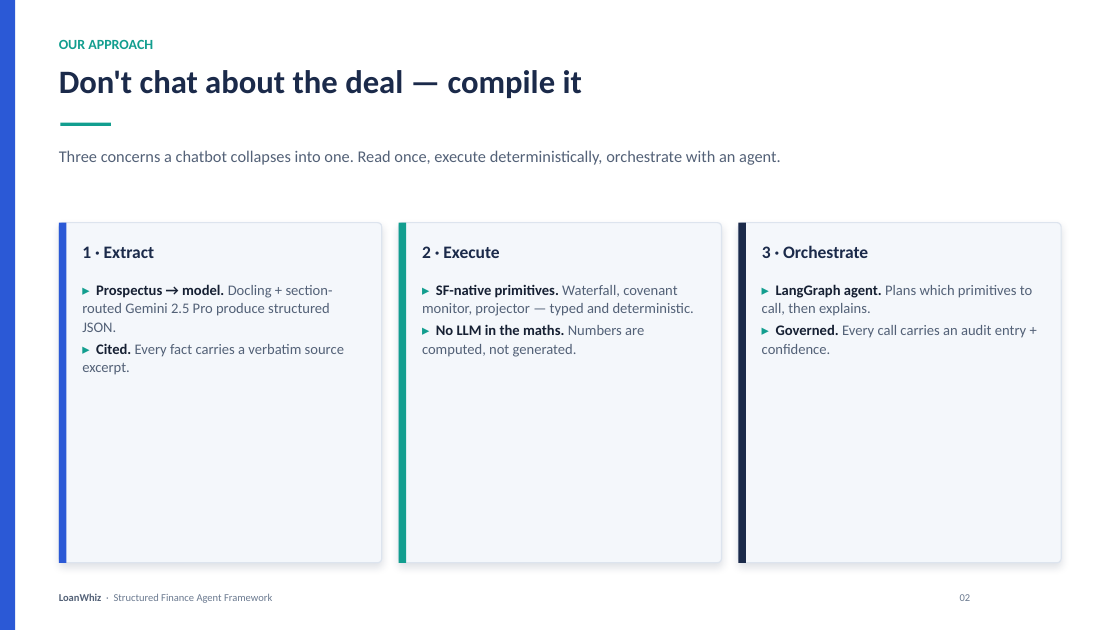
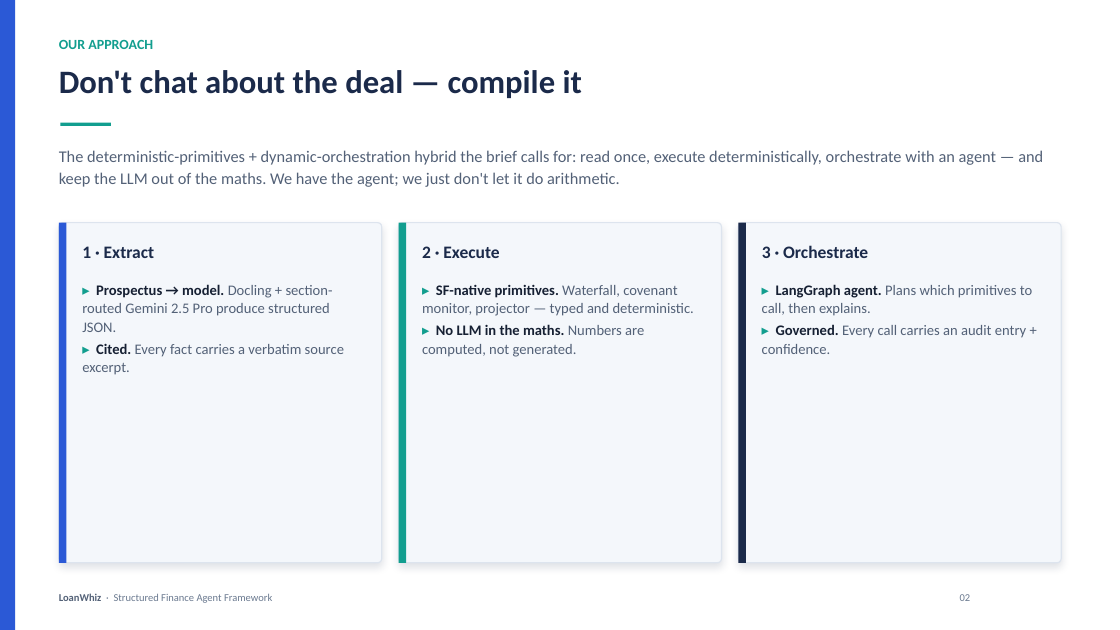
Before and after one commit to waafirio/loanwhiz, a slide deck: slide 2 of presentation/LoanWhiz-Presentation.pptx. Drawn at 1120x630 pixels with LibreOffice and Linux fonts; fonts in the diff are those of the drawing. Boxes give left, top, right and bottom in pixels: in the first picture for what was removed or moved away, otherwise in the second. Text is boxed around its words. In the diff, an @@ line names an element or a change of style, - is before the commit and + after.

```diff
--- a/presentation/LoanWhiz-Presentation.pptx
+++ b/presentation/LoanWhiz-Presentation.pptx
@@ text at <box>59,150,1043,187</box>: text changed @@
-Three concerns a chatbot collapses into one. Read once, execute deterministically, orchestrate with an agent.
+The deterministic-primitives + dynamic-orchestration hybrid the brief calls for: read once, execute deterministically, orchestrate with an agent — and keep the LLM out of the maths. We have the agent; we just don't let it do arithmetic.
```
Also in this commit, not shown: 6 other slides changed, 1 slide added, 13 other files.
